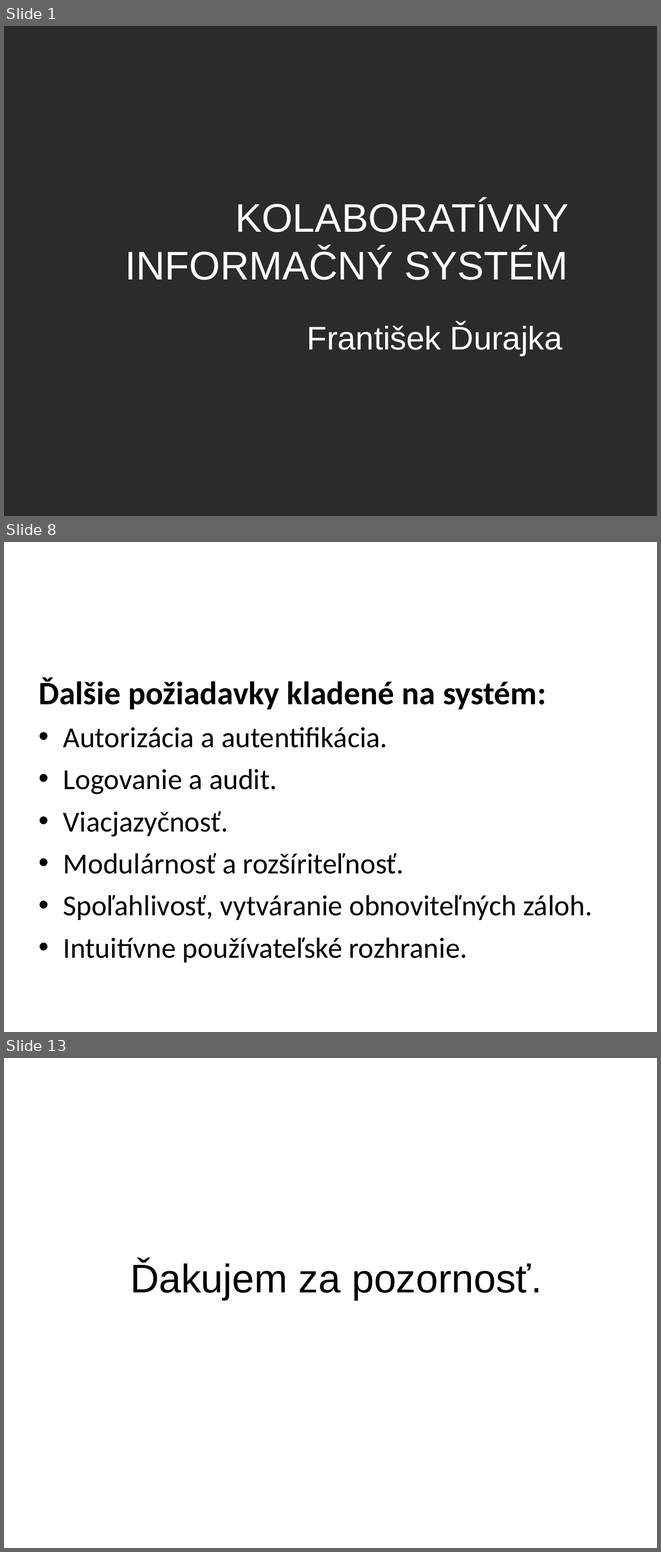
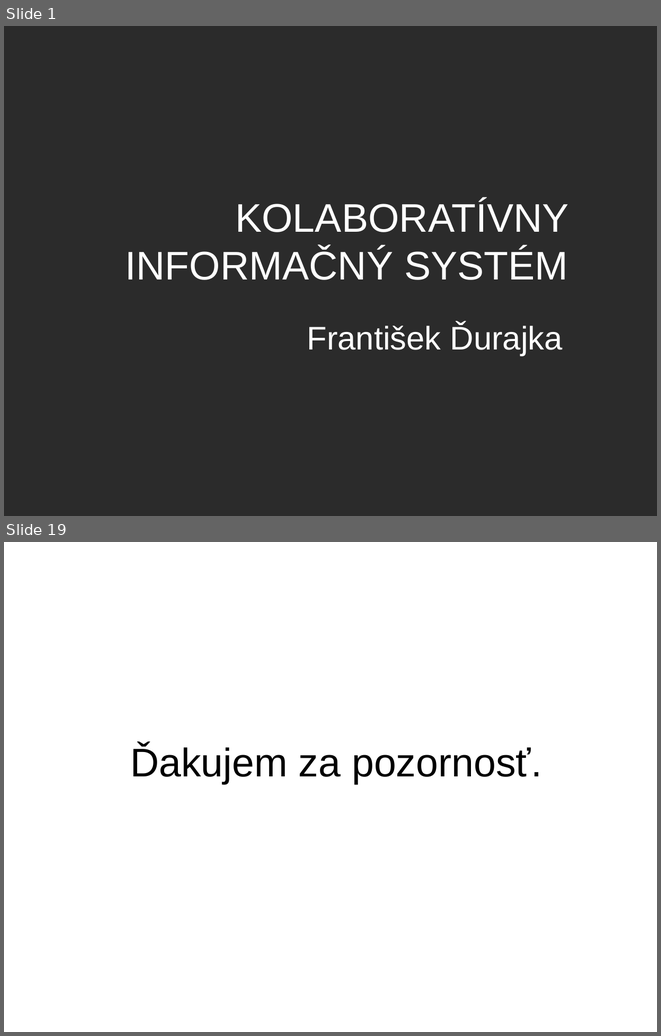
Before and after one commit to natalija4554/millenium, a slide deck: docs/Presentation/presentation.ppt. Shown one above the other, each under a label of ours: slides 1, 8 and 13 before the commit, slides 1 and 19 after it; the slides between them are not shown. The pictures are 661x1552 and 661x1036 pixels, drawn with LibreOffice and Linux fonts; fonts in the diff are those of the drawing; background and template pictures are left out; a plain dark background stands for a picture behind light text. Boxes give left, top, right and bottom in pixels: in the first picture for what was removed or moved away, otherwise in the second. Text is boxed around its words. In the diff, an @@ line names an element or a change of style, - is before the commit and + after.

```diff
--- a/docs/Presentation/presentation.ppt
+++ b/docs/Presentation/presentation.ppt
@@ slide 8 removed at [4, 542, 657, 1032], background picture (left out) @@
@@ title removed at [37, 560, 625, 642] @@
-Kolaboratívny informačný systém
@@ text removed at [38, 677, 592, 962] @@
-Ďalšie požiadavky kladené na systém:
-• Autorizácia a autentifikácia.
-• Logovanie a audit.
-• Viacjazyčnosť.
-• Modulárnosť a rozšíriteľnosť.
-• Spoľahlivosť, vytváranie obnoviteľných záloh.
-• Intuitívne používateľské rozhranie.
@@ what was slide 13 is now slide 19 @@
```
Also in this commit, not shown: 3 slides changed, 14 slides added, 7 other slides removed, 31 other files.
